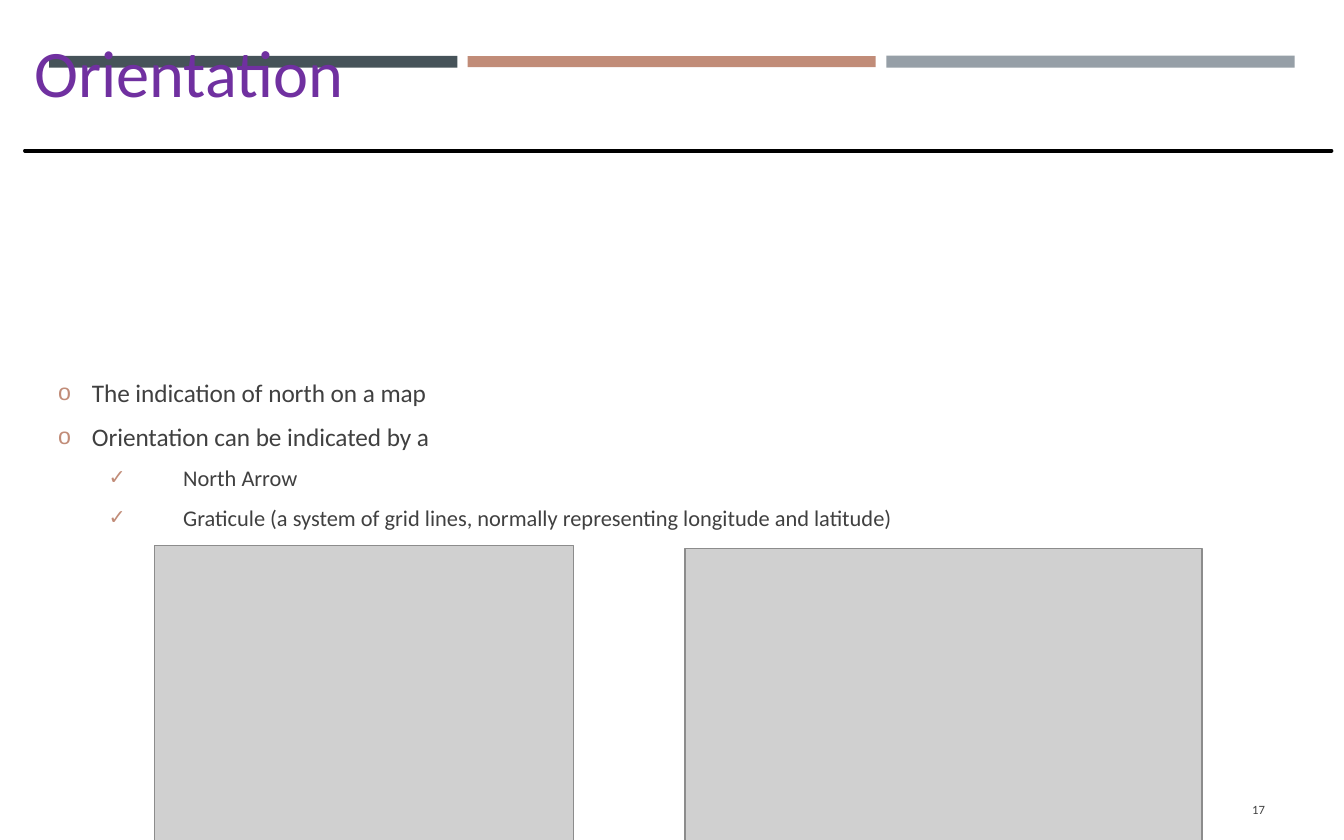
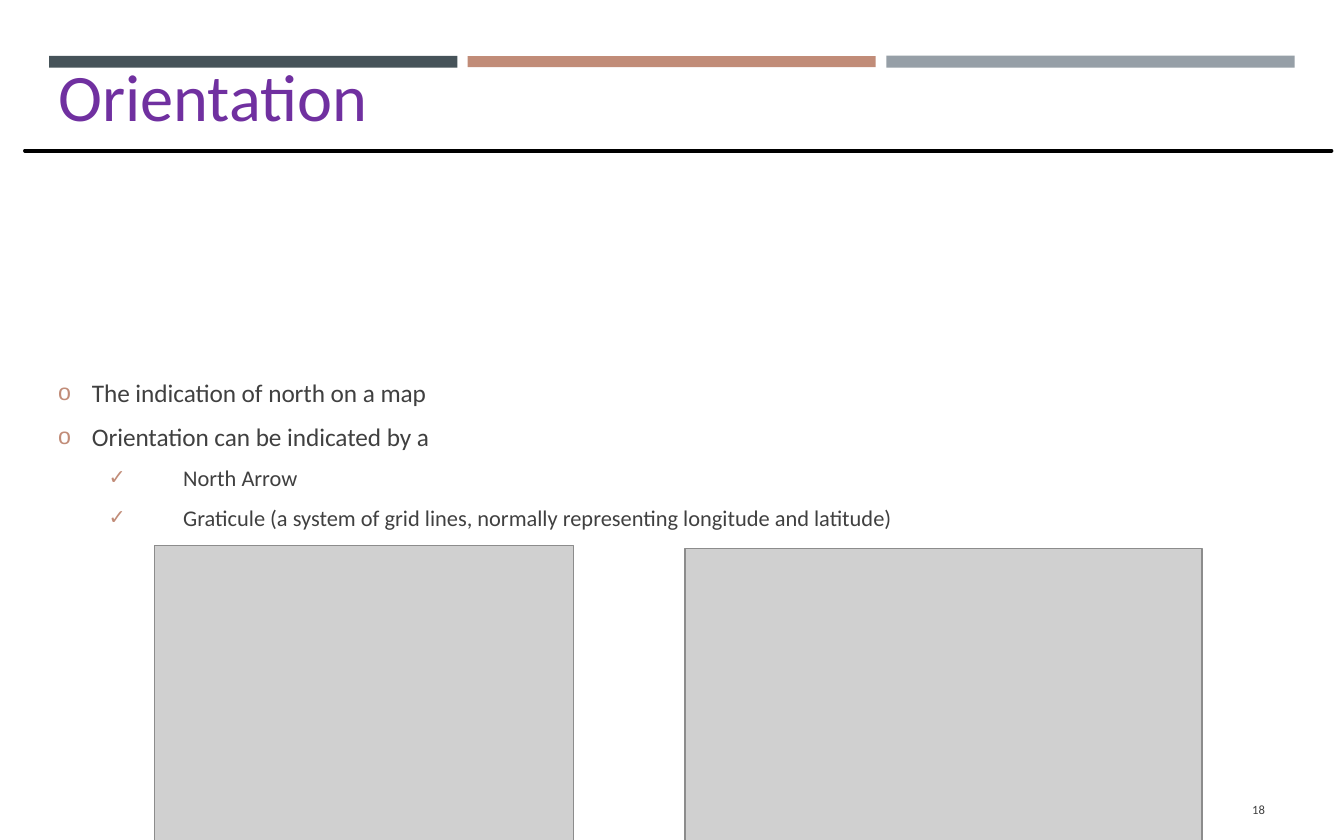
Before and after one commit to gisynw/GIS_I, a slide deck: slide 18 of docs/Lectures/Week07/Lecture07_GEOG2475_Thursday.pptx (slide 17 before the commit). Drawn at 1344x840 pixels with LibreOffice and Linux fonts; fonts in the diff are those of the drawing; grey boxes stand for pictures. Boxes give left, top, right and bottom in pixels: in the first picture for what was removed or moved away, otherwise in the second. Text is boxed around its words. In the diff, an @@ line names an element or a change of style, - is before the commit and + after.

```diff
--- a/docs/Lectures/Week07/Lecture07_GEOG2475_Thursday.pptx
+++ b/docs/Lectures/Week07/Lecture07_GEOG2475_Thursday.pptx
@@ text "Orientation" rewrapped from <box>34,51,343,98</box> to <box>58,66,367,122</box> @@
@@ page number at <box>1252,805,1265,814</box>: text changed @@
-17
+18
```
Also in this commit, not shown: 13 other slides changed, 1 slide added, 10 other files.
